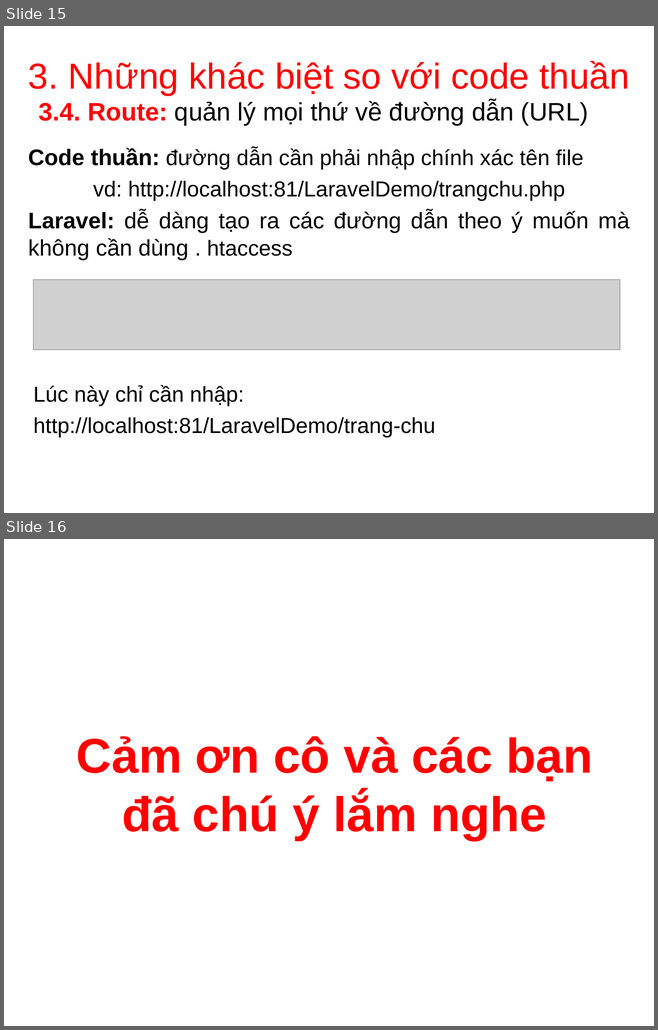
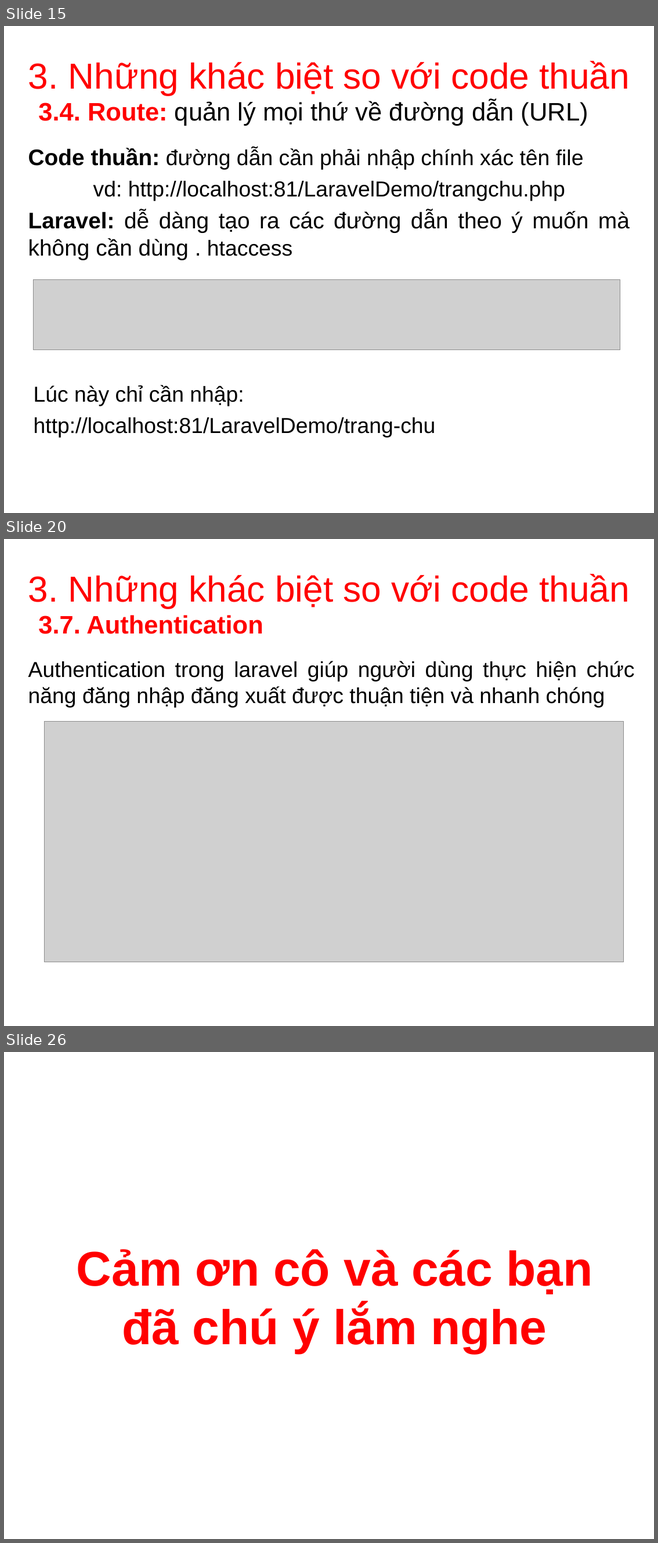
Before and after one commit to buckblack/CNPM_Nhom4_ca1, a slide deck: cnpm_laravel.ppt. Shown one above the other, each under a label of ours: slides 15 and 16 before the commit, slides 15, 20 and 26 after it; the slides between them are not shown. The pictures are 658x1030 and 658x1543 pixels, drawn with LibreOffice and Linux fonts; fonts in the diff are those of the drawing; grey boxes stand for pictures; background and template pictures are left out. Boxes give left, top, right and bottom in pixels: in the first picture for what was removed or moved away, otherwise in the second. Text is boxed around its words. In the diff, an @@ line names an element or a change of style, - is before the commit and + after.

Commit message:
laravel

```diff
--- a/cnpm_laravel.ppt
+++ b/cnpm_laravel.ppt
@@ slide 20 added at [4, 539, 654, 1026], background picture (left out) @@
@@ title added at [28, 574, 630, 608], 40 pt, text #FF0000 @@
+3. Những khác biệt so với code thuần
@@ text added at [38, 615, 263, 634], 28 pt, text #FF0000, bold @@
+3.7. Authentication
@@ text added at [28, 661, 634, 708], 24 pt, text #000000 @@
+Authentication trong laravel giúp người dùng thực hiện chức năng đăng nhập đăng xuất được thuận tiện và nhanh chóng
@@ picture added at [44, 722, 623, 962] @@
@@ what was slide 16 is now slide 26 @@
```
Also in this commit, not shown: 9 other slides added.
